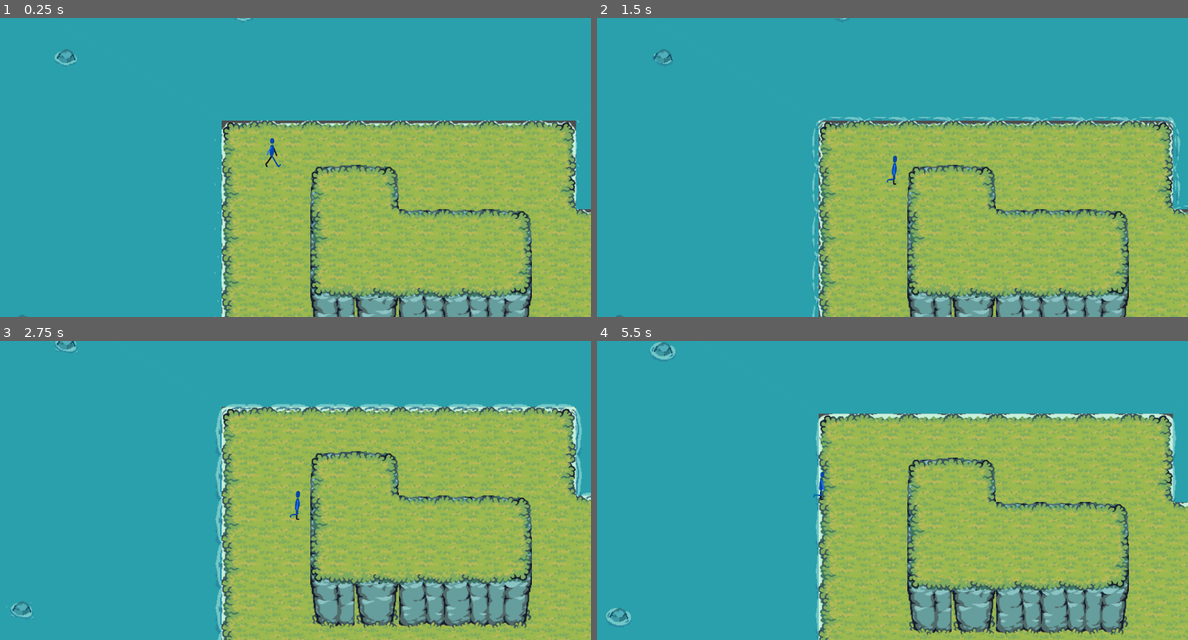
Above: before the commit, frames 1-4 (two rows, left to right).
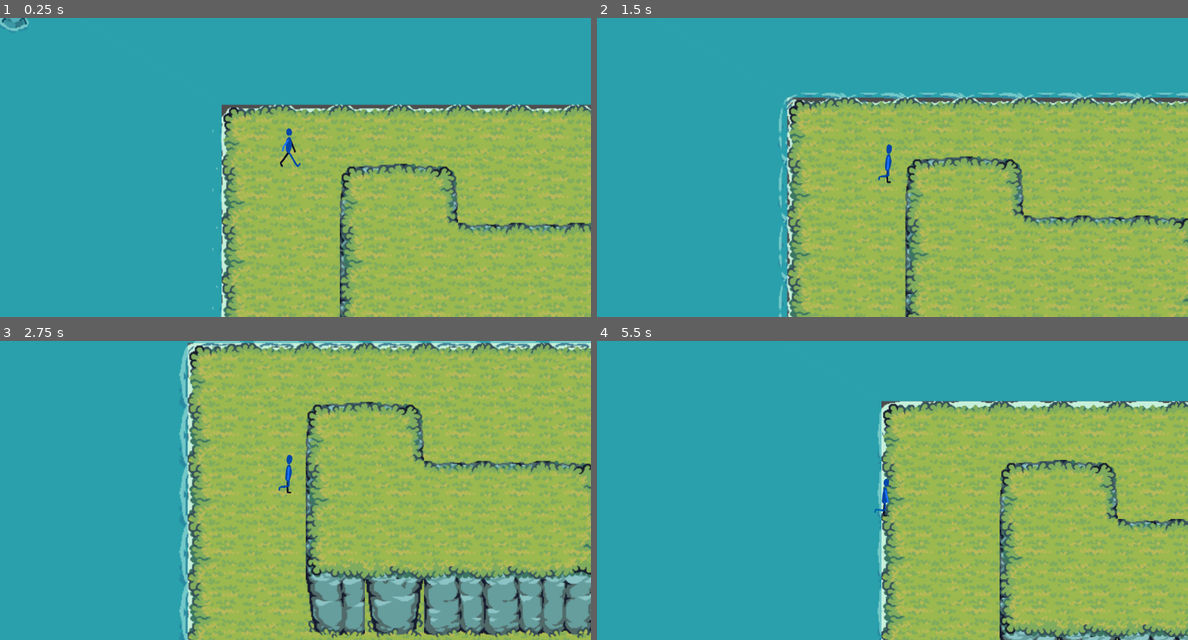
Above: after the commit, the same moments.

Repository: marilouas/joao-e-maria
Game: Godot game, scene res://Management/game_level.tscn
The game is run twice, just before and just after one commit, with the same random seed, the same clock (stepped at 60 frames per second) and the same inputs.
Inputs:
- Up to frame 1 (0.25 s): no input
- Up to frame 2 (1.5 s): hold D (move_right) 0.53-1.28 s; tap E (interact, bound only after the commit) at 0.6, 1.35 s; hold S (move_down) from 1.28 s (still down)
- Up to frame 3 (2.75 s): release S (move_down) at 2.03 s; hold D (move_right) from 2.03 s (still down); tap E (interact, bound only after the commit) at 2.1 s
- Up to frame 4 (5.5 s): release D (move_right) at 2.78 s; hold W (move_up) 2.78-3.53 s; tap E (interact, bound only after the commit) every 0.75 s from 2.85 to 5.1 s; hold A (move_left) 3.53-5.03 s; hold S (move_down) from 5.03 s (still down)

The runs differ from the first frame. In frame 1, 22% of the frame differs, in the area x 0-100%, y 0-100%; in frame 2, 27%; in frame 3, 43%, in the area x 1-100%, y 0-100%; in frame 4, 31%.

Commit message:
Diálogo

Diff:
--- /dev/null
+++ b/Characters/Npc/Npc.gd
@@ -0,0 +1,100 @@
+extends StaticBody2D
+class_name Npc
+
+@onready var interactionlabel: Label = $Area2D/InteractionLabel
+@onready var dialogue_box: Label = $Area2D/CanvasLayer/DialogueBox
+@onready var dialogue_text: Label = $Area2D/CanvasLayer/DialogueText
+@onready var creeper: Sprite2D = $Area2D/CanvasLayer/creeper
+
+var _character_ref: BaseCharacter = null
+var talking = false
+var keep_going = false
+var showing_text = false
+var current_text = ""
+var skip_text = false
+var index_line = 0
+
+var lines = [
+	"POYO!!!!!!!!!!!!!!!!!!!!!!!!!!!!!!!!!!!",
+	"Vai se fuder.",
+	"HAAAAY!!!!!!!!!!!!",
+	"sai daqui",
+	"aaaaaaaaaaaaaaaaaaaaaaaaaaaaaaaaaaaaaaaaaaaaaaaaaa aaaaaaaaaaaaaaaaaaaaaaaaaaaaaaaaaaaaaaaaaaaaaaaaaaaaaaaaaaaaaaaaaaaaaaaaaaaaaaaaaaaaaaaa"
+]
+
+func _ready() -> void:
+	dialogue_box.visible = false
+	dialogue_text.visible = false
+	interactionlabel.visible = false
+	creeper.visible = false
+
+
+func _on_area_2d_body_entered(_body: Node2D) -> void:
+	if _body is BaseCharacter:
+		_character_ref = _body
+		interactionlabel.text = "[E]"
+		interactionlabel.visible = true
+	print(_body)
+
+
+func _on_area_2d_body_exited(_body: Node2D) -> void:
+	_character_ref = null
+	interactionlabel.visible = false
+	if talking:
+		end_dialogue()
+
+
+func _process(delta: float) -> void:
+	if Input.is_action_just_pressed("interact") and _character_ref != null and not talking:
+		start_dialogue()
+	elif talking:
+		if showing_text and Input.is_action_just_pressed("interact"):
+			# Solicita pular a animação
+			skip_text = true
+		elif keep_going and Input.is_action_just_pressed("interact"):
+			next_line()
+
+
+func start_dialogue():
+	talking = true
+	interactionlabel.visible = false
+	dialogue_box.visible = true
+	dialogue_text.visible = true
+	creeper.visible = true
+	index_line = 0
+	next_line()
+
+
+func next_line():
+	if index_line < lines.size():
+		keep_going = false
+		dialogue_text.text = ""
+		current_text = lines[index_line]
+		index_line += 1
+		await show_text_with_effect(current_text)
+	else:
+		end_dialogue()
+
+
+func show_text_with_effect(text: String) -> void:
+	showing_text = true
+	skip_text = false
+	dialogue_text.text = ""
+	for letter in text:
+		if skip_text:
+			dialogue_text.text = text
+			break
+		dialogue_text.text += letter
+		await get_tree().create_timer(0.02).timeout
+	showing_text = false
+	keep_going = true
+
+
+func end_dialogue():
+	talking = false
+	keep_going = false
+	showing_text = false
+	skip_text = false
+	dialogue_box.visible = false
+	dialogue_text.visible = false
+	creeper.visible = false
--- /dev/null
+++ b/Characters/Npc/Npc.tscn
@@ -0,0 +1,124 @@
+[gd_scene load_steps=12 format=3 uid="uid://bxki4tmu3aj1s"]
+
+[ext_resource type="Texture2D" uid="uid://dsscj83g812ca" path="res://Characters/Npc/kirby_idle.png" id="1_6jogw"]
+[ext_resource type="Script" uid="uid://bdty1tcvgy4ke" path="res://Characters/Npc/Npc.gd" id="1_f4i7g"]
+[ext_resource type="Texture2D" uid="uid://begtcjkl6tjrw" path="res://Management/dialoguebox/creepersprite.png" id="3_xbboc"]
+
+[sub_resource type="CapsuleShape2D" id="CapsuleShape2D_6jogw"]
+radius = 19.0
+height = 50.0
+
+[sub_resource type="Animation" id="Animation_xbboc"]
+length = 0.001
+tracks/0/type = "value"
+tracks/0/imported = false
+tracks/0/enabled = true
+tracks/0/path = NodePath("Texture:frame")
+tracks/0/interp = 1
+tracks/0/loop_wrap = true
+tracks/0/keys = {
+"times": PackedFloat32Array(0),
+"transitions": PackedFloat32Array(1),
+"update": 1,
+"values": [0]
+}
+
+[sub_resource type="Animation" id="Animation_f4i7g"]
+resource_name = "idle"
+length = 0.6
+loop_mode = 1
+step = 0.2
+tracks/0/type = "value"
+tracks/0/imported = false
+tracks/0/enabled = true
+tracks/0/path = NodePath("Texture:frame")
+tracks/0/interp = 1
+tracks/0/loop_wrap = true
+tracks/0/keys = {
+"times": PackedFloat32Array(0, 0.2, 0.4),
+"transitions": PackedFloat32Array(1, 1, 1),
+"update": 1,
+"values": [0, 1, 2]
+}
+
+[sub_resource type="AnimationLibrary" id="AnimationLibrary_pja81"]
+_data = {
+&"RESET": SubResource("Animation_xbboc"),
+&"idle": SubResource("Animation_f4i7g")
+}
+
+[sub_resource type="CircleShape2D" id="CircleShape2D_xbboc"]
+radius = 53.037724
+
+[sub_resource type="StyleBoxFlat" id="StyleBoxFlat_f4i7g"]
+bg_color = Color(0, 0, 0, 0.56078434)
+
+[sub_resource type="LabelSettings" id="LabelSettings_xbboc"]
+
+[sub_resource type="LabelSettings" id="LabelSettings_pja81"]
+font_size = 10
+
+[node name="Kirby" type="StaticBody2D"]
+script = ExtResource("1_f4i7g")
+
+[node name="Texture" type="Sprite2D" parent="."]
+position = Vector2(-0.33333316, -17)
+scale = Vector2(0.6666667, 0.6666667)
+texture = ExtResource("1_6jogw")
+hframes = 3
+
+[node name="Collision" type="CollisionShape2D" parent="."]
+show_behind_parent = true
+position = Vector2(0, -16)
+rotation = 1.5707964
+shape = SubResource("CapsuleShape2D_6jogw")
+
+[node name="Animation" type="AnimationPlayer" parent="."]
+libraries = {
+&"": SubResource("AnimationLibrary_pja81")
+}
+autoplay = "idle"
+
+[node name="Area2D" type="Area2D" parent="."]
+collision_layer = 9
+collision_mask = 9
+
+[node name="CollisionShape2D" type="CollisionShape2D" parent="Area2D"]
+visible = false
+position = Vector2(0, -16)
+shape = SubResource("CircleShape2D_xbboc")
+
+[node name="CanvasLayer" type="CanvasLayer" parent="Area2D"]
+
+[node name="Timer" type="Timer" parent="Area2D/CanvasLayer"]
+
+[node name="DialogueBox" type="Label" parent="Area2D/CanvasLayer"]
+offset_top = 486.0
+offset_right = 1280.0
+offset_bottom = 648.0
+theme_override_styles/normal = SubResource("StyleBoxFlat_f4i7g")
+label_settings = SubResource("LabelSettings_xbboc")
+autowrap_mode = 2
+
+[node name="DialogueText" type="Label" parent="Area2D/CanvasLayer"]
+offset_left = 340.0
+offset_top = 486.0
+offset_right = 980.0
+offset_bottom = 648.0
+
+[node name="creeper" type="Sprite2D" parent="Area2D/CanvasLayer"]
+z_index = -1
+position = Vector2(1082, 419)
+scale = Vector2(0.404, 0.40399998)
+texture = ExtResource("3_xbboc")
+
+[node name="InteractionLabel" type="Label" parent="Area2D"]
+offset_left = -4.0
+offset_top = -59.0
+offset_right = 45.0
+offset_bottom = -36.0
+text = "POYO!"
+label_settings = SubResource("LabelSettings_pja81")
+
+[connection signal="body_entered" from="Area2D" to="." method="_on_area_2d_body_entered"]
+[connection signal="body_exited" from="Area2D" to="." method="_on_area_2d_body_exited"]
--- /dev/null
+++ b/Management/camera_2d.gd
@@ -0,0 +1,21 @@
+extends Camera2D
+
+@export_group("Camera Settings")
+@export var normal_zoom: Vector2 = Vector2(1.5, 1.5)
+@export var zoom_out: Vector2 = Vector2(1, 1)
+@export var zoom_speed: float = 2.0
+
+var target_zoom : Vector2
+
+func _ready() -> void:
+	target_zoom = normal_zoom
+	zoom = normal_zoom
+
+func _process(delta: float) -> void:
+	zoom = zoom.lerp(target_zoom, delta * zoom_speed)
+
+func set_ZoomOut(active: bool):
+	if active:
+		target_zoom = zoom_out
+	else:
+		target_zoom = normal_zoom
--- a/Management/game_level.tscn
+++ b/Management/game_level.tscn
@@ -1,14 +1,18 @@
-[gd_scene load_steps=6 format=3 uid="uid://cw341t4orke0h"]
+[gd_scene load_steps=7 format=3 uid="uid://cw341t4orke0h"]
 
 [ext_resource type="PackedScene" uid="uid://bkaip0k1t2hvp" path="res://terrain_manager.tscn" id="1_8so7q"]
-[ext_resource type="Script" uid="uid://bfr8iw7f8grlv" path="res://camera_zoom.gd" id="1_55t7r"]
 [ext_resource type="PackedScene" uid="uid://m00jrjiynkxa" path="res://Characters/Yellow Units/Warrior/warrior.tscn" id="2_debnr"]
-[ext_resource type="Script" uid="uid://di5oi7vhvble2" path="res://zoom_out_area.gd" id="4_qugfg"]
+[ext_resource type="Script" uid="uid://dss007dpl1bmm" path="res://Management/camera_2d.gd" id="3_55t7r"]
+[ext_resource type="PackedScene" uid="uid://bxki4tmu3aj1s" path="res://Characters/Npc/Npc.tscn" id="3_debnr"]
+[ext_resource type="Script" uid="uid://dky64o0u6qfjs" path="res://Management/zoom_out.gd" id="5_qugfg"]
 
-[sub_resource type="RectangleShape2D" id="RectangleShape2D_8so7q"]
-size = Vector2(94, 321)
+[sub_resource type="RectangleShape2D" id="RectangleShape2D_qugfg"]
+size = Vector2(205, 160)
 
 [node name="GameLevel" type="Node2D"]
+y_sort_enabled = true
+
+[node name="TerrainManager" parent="." instance=ExtResource("1_8so7q")]
 
 [node name="Warrior" parent="." instance=ExtResource("2_debnr")]
 top_level = true
@@ -16,26 +20,20 @@
 position = Vector2(400, 260)
 
 [node name="Camera2D" type="Camera2D" parent="Warrior"]
-limit_left = 0
-limit_top = 0
-limit_right = 1280
-limit_bottom = 704
-limit_smoothed = true
-rotation_smoothing_enabled = true
-drag_horizontal_enabled = true
-drag_vertical_enabled = true
-script = ExtResource("1_55t7r")
+position_smoothing_enabled = true
+position_smoothing_speed = 3.0
+script = ExtResource("3_55t7r")
+normal_zoom = Vector2(2, 2)
+zoom_out = Vector2(3, 3)
 
-[node name="TerrainManager" parent="." instance=ExtResource("1_8so7q")]
+[node name="Kirby" parent="." instance=ExtResource("3_debnr")]
+position = Vector2(394, 559)
+scale = Vector2(0.9935759, 0.9900023)
 
-[node name="Warrior" parent="TerrainManager" instance=ExtResource("2_debnr")]
-visible = false
-
-[node name="ZoomOut_Area" type="Area2D" parent="." node_paths=PackedStringArray("camera")]
-position = Vector2(978, 472)
-script = ExtResource("4_qugfg")
+[node name="ZoomOut" type="Area2D" parent="." node_paths=PackedStringArray("camera")]
+script = ExtResource("5_qugfg")
 camera = NodePath("../Warrior/Camera2D")
 
-[node name="CollisionShape2D" type="CollisionShape2D" parent="ZoomOut_Area"]
-position = Vector2(-51, 7.5)
-shape = SubResource("RectangleShape2D_8so7q")
+[node name="Colision" type="CollisionShape2D" parent="ZoomOut"]
+position = Vector2(417.5, 545)
+shape = SubResource("RectangleShape2D_qugfg")
--- /dev/null
+++ b/Management/zoom_out.gd
@@ -0,0 +1,17 @@
+extends Area2D
+
+@export var camera : Camera2D
+
+func _ready() -> void:
+	body_entered.connect(_active_zoom_camera)
+	body_exited.connect(_deactive_zoom_camera)
+
+func _active_zoom_camera(body: Node2D):
+	if camera != null:
+		if body is BaseCharacter:
+			camera.set_ZoomOut(true)
+
+func _deactive_zoom_camera(body: Node2D):
+	if camera != null:
+		if body is BaseCharacter:
+			camera.set_ZoomOut(false)
--- a/project.godot
+++ b/project.godot
@@ -10,7 +10,7 @@
 
 [application]
 
-config/name="João e Maria"
+config/name="Tiny Swords by Pixel Frog"
 run/main_scene="uid://cw341t4orke0h"
 config/features=PackedStringArray("4.5", "GL Compatibility")
 config/icon="res://icon.svg"
@@ -24,21 +24,35 @@
 move_left={
 "deadzone": 0.2,
 "events": [Object(InputEventKey,"resource_local_to_scene":false,"resource_name":"","device":-1,"window_id":0,"alt_press …(191 unchanged characters)…
+, Object(InputEventJoypadButton,"resource_local_to_scene":false,"resource_name":"","device":-1,"button_index":13,"pressure":0.0,"pressed":true,"script":null)
+, Object(InputEventKey,"resource_local_to_scene":false,"resource_name":"","device":-1,"window_id":0,"alt_pressed":false,"shift_pressed":false,"ctrl_pressed":false,"meta_pressed":false,"pressed":false,"keycode":0,"physical_keycode":4194319,"key_label":0,"unicode":0,"location":0,"echo":false,"script":null)
 ]
 }
 move_right={
 "deadzone": 0.2,
 "events": [Object(InputEventKey,"resource_local_to_scene":false,"resource_name":"","device":-1,"window_id":0,"alt_press …(192 unchanged characters)…
+, Object(InputEventJoypadButton,"resource_local_to_scene":false,"resource_name":"","device":-1,"button_index":14,"pressure":0.0,"pressed":true,"script":null)
+, Object(InputEventKey,"resource_local_to_scene":false,"resource_name":"","device":-1,"window_id":0,"alt_pressed":false,"shift_pressed":false,"ctrl_pressed":false,"meta_pressed":false,"pressed":false,"keycode":0,"physical_keycode":4194321,"key_label":0,"unicode":0,"location":0,"echo":false,"script":null)
 ]
 }
 move_up={
 "deadzone": 0.2,
 "events": [Object(InputEventKey,"resource_local_to_scene":false,"resource_name":"","device":-1,"window_id":0,"alt_press …(192 unchanged characters)…
+, Object(InputEventJoypadButton,"resource_local_to_scene":false,"resource_name":"","device":-1,"button_index":11,"pressure":0.0,"pressed":true,"script":null)
+, Object(InputEventKey,"resource_local_to_scene":false,"resource_name":"","device":-1,"window_id":0,"alt_pressed":false,"shift_pressed":false,"ctrl_pressed":false,"meta_pressed":false,"pressed":false,"keycode":0,"physical_keycode":4194320,"key_label":0,"unicode":0,"location":0,"echo":false,"script":null)
 ]
 }
 move_down={
 "deadzone": 0.2,
 "events": [Object(InputEventKey,"resource_local_to_scene":false,"resource_name":"","device":-1,"window_id":0,"alt_press …(192 unchanged characters)…
+, Object(InputEventJoypadButton,"resource_local_to_scene":false,"resource_name":"","device":-1,"button_index":12,"pressure":0.0,"pressed":true,"script":null)
+, Object(InputEventKey,"resource_local_to_scene":false,"resource_name":"","device":-1,"window_id":0,"alt_pressed":false,"shift_pressed":false,"ctrl_pressed":false,"meta_pressed":false,"pressed":false,"keycode":0,"physical_keycode":4194322,"key_label":0,"unicode":0,"location":0,"echo":false,"script":null)
+]
+}
+interact={
+"deadzone": 0.2,
+"events": [Object(InputEventKey,"resource_local_to_scene":false,"resource_name":"","device":-1,"window_id":0,"alt_pressed":false,"shift_pressed":false,"ctrl_pressed":false,"meta_pressed":false,"pressed":false,"keycode":0,"physical_keycode":69,"key_label":0,"unicode":101,"location":0,"echo":false,"script":null)
+, Object(InputEventKey,"resource_local_to_scene":false,"resource_name":"","device":-1,"window_id":0,"alt_pressed":false,"shift_pressed":false,"ctrl_pressed":false,"meta_pressed":false,"pressed":false,"keycode":0,"physical_keycode":4194309,"key_label":0,"unicode":0,"location":0,"echo":false,"script":null)
 ]
 }
 
Not shown, added: Characters/Npc/Npc.gd.uid
Binary file added: Characters/Npc/kirby_idle.png
Not shown, added: Characters/Npc/kirby_idle.png.import
Not shown, added: Management/camera_2d.gd.uid
Binary file added: Management/dialoguebox/creepersprite.png
Not shown, added: Management/dialoguebox/creepersprite.png.import
Binary file added: Management/dialoguebox/png fundo transparente.png
Not shown, added: Management/dialoguebox/png fundo transparente.png.import
Not shown, added: Management/zoom_out.gd.uid
Not shown, added: Projeto Maria.zip
